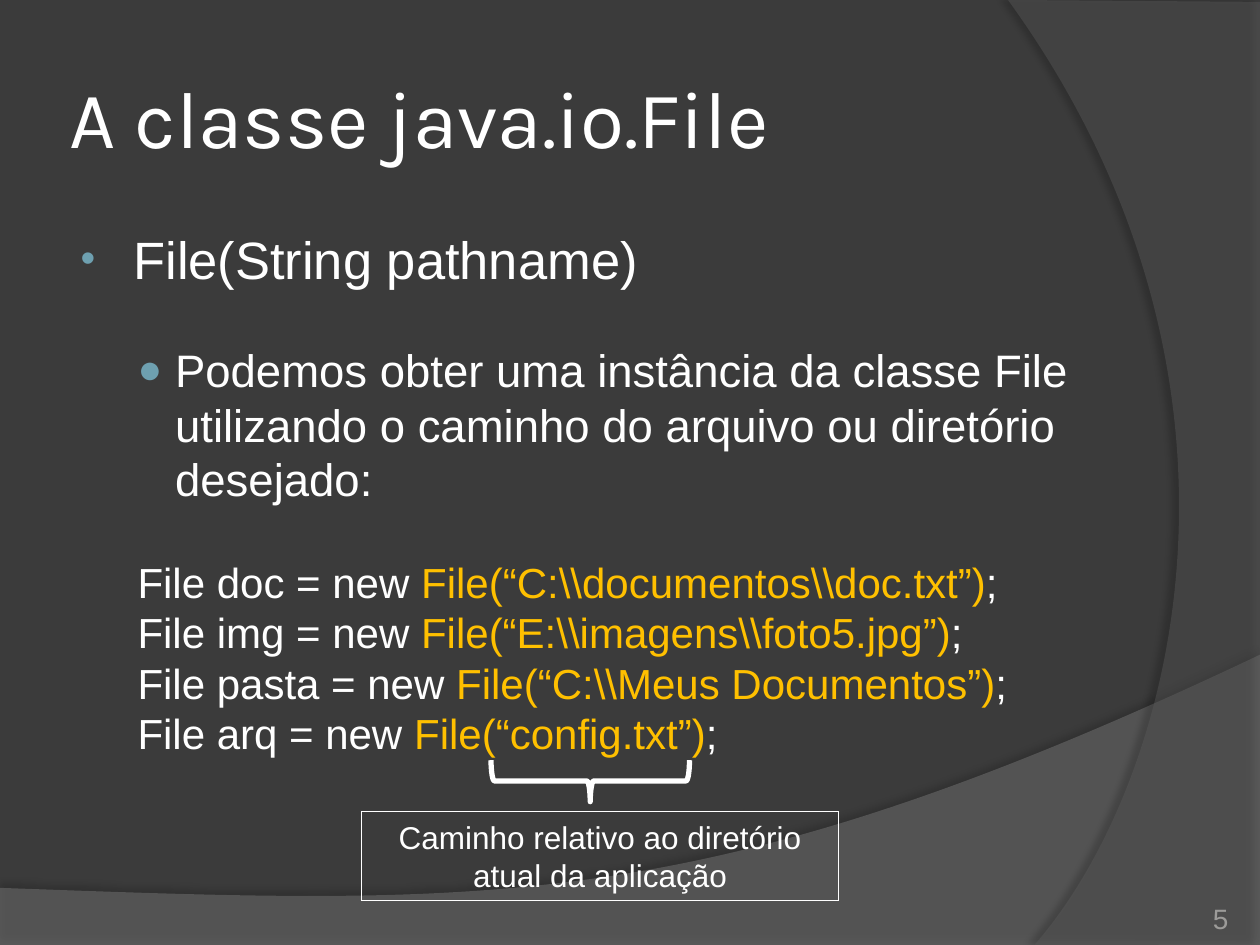
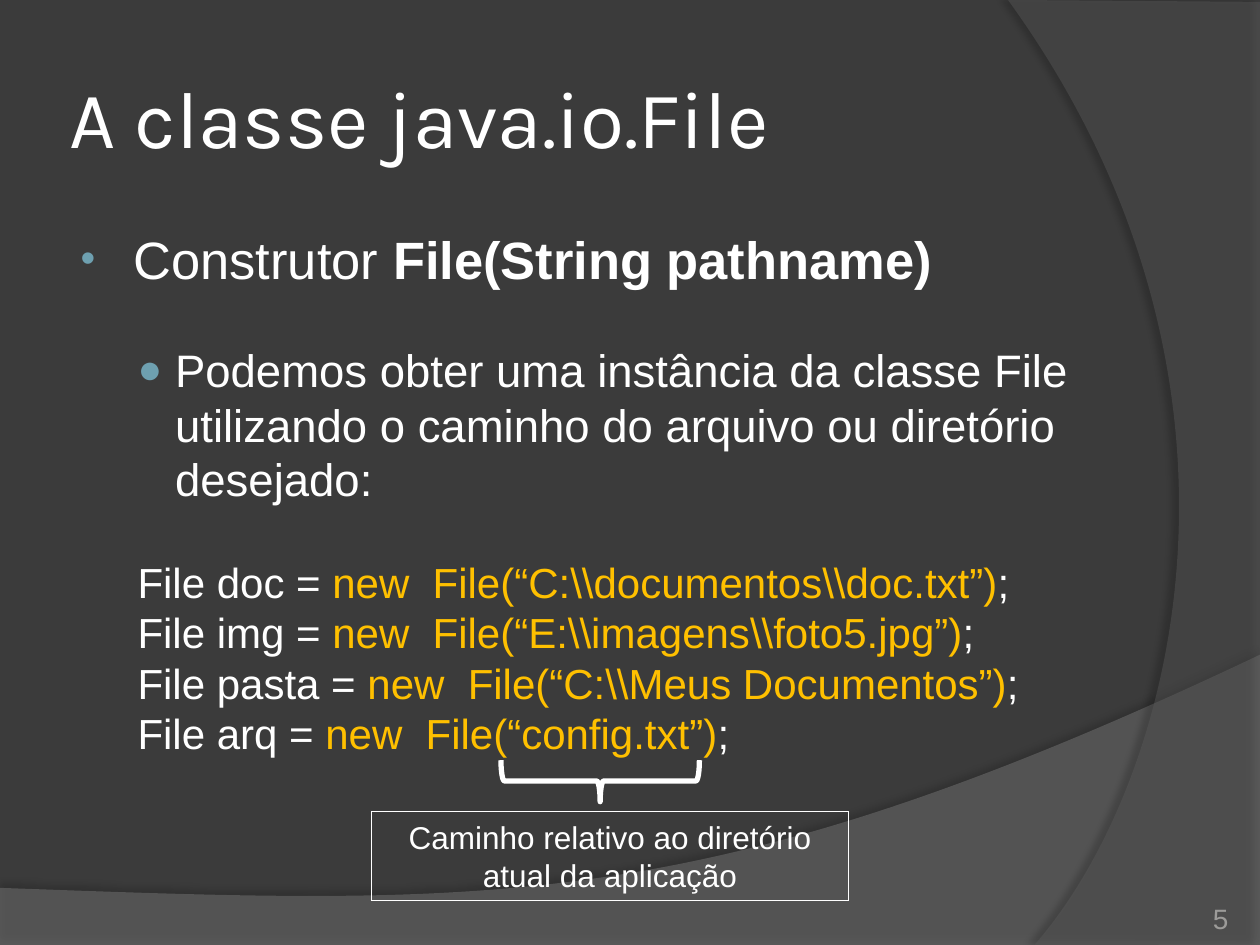
Before and after one commit to duchesqui/slzvieira-training, a slide deck: slide 5 of 2-Java-Programmer-Modulo-II/16.Capitulo10.pptx. Drawn at 1260x945 pixels with LibreOffice and Linux fonts; fonts in the diff are those of the drawing. Boxes give left, top, right and bottom in pixels: in the first picture for what was removed or moved away, otherwise in the second. Text is boxed around its words. In the diff, an @@ line names an element or a change of style, - is before the commit and + after.

Commit message:
Exercício sobre a classe java.io.File

```diff
--- a/2-Java-Programmer-Modulo-II/16.Capitulo10.pptx
+++ b/2-Java-Programmer-Modulo-II/16.Capitulo10.pptx
@@ text at <box>133,241,932,290</box>: text changed; bold on @@
-• File(String pathname)
+• Construtor File(String pathname)
@@ text at <box>138,567,1019,758</box>: text colour #FFFFFF to #FFC000 in "new", "new", "new", "new" @@
@@ left brace: place and size @@
-left brace at <box>491,760,689,801</box>
+left brace at <box>501,760,699,801</box>
@@ rectangle "Caminho relativo ao diretório atual ...": place and size @@
-rectangle "Caminho relativo ao diretório atual ..." at <box>362,811,838,901</box>
+rectangle "Caminho relativo ao diretório atual ..." at <box>372,811,848,901</box>
```
Also in this commit, not shown: 13 other slides changed, 9 slides added, 1 slide removed, 8 other files.
